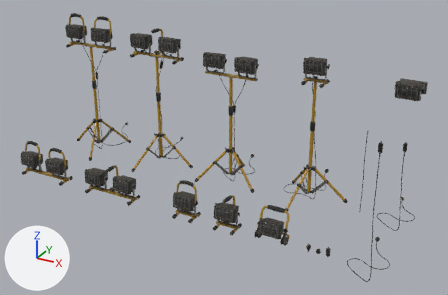
An edit to the glTF model tennis-game/public/assets/models/props/flood_lights.glb, drawn before and after from the same camera.
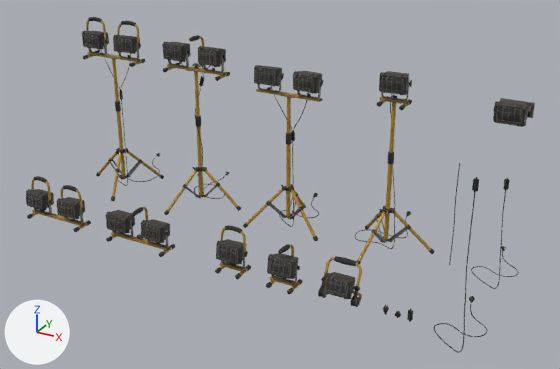
The first picture shows the older version from a camera (50 mm lens) standing at (3.16, -5.92, 3.37) and looking at (0.05, -0.25, 0.54). The close-ups show the older and then the newer version on the part from 0% to 100% of the width and 0% to 100% of the height of that picture. Only the edits that show in the close-ups are written down. The axes (+X, +Y, +Z) are drawn at lower left. The lights are the same throughout. Where no turn or scale is listed for an object, it has been applied to the vertices. Vertices at exactly the same position are counted once.

In view in the first close-up: 'flood_lights_cable_a_geo', 'flood_lights_floor_single_a_light', 'flood_lights_floor_single_b_light', 'flood_lights_floor_single_handle_c', 'flood_lights_floor_single_light_c', 'flood_lights_standing_double_a_bar', 'flood_lights_standing_double_a_stand', 'flood_lights_standing_double_b_bar', 'flood_lights_standing_double_b_light_01', 'flood_lights_standing_double_b_stand', 'flood_lights_standing_double_c_light_02', 'flood_lights_standing_double_c_stand', 'flood_lights_standing_single_bar', 'flood_lights_standing_single_light', 'flood_lights_standing_single_stand', 'flood_lights_wall_light' and 43 more.
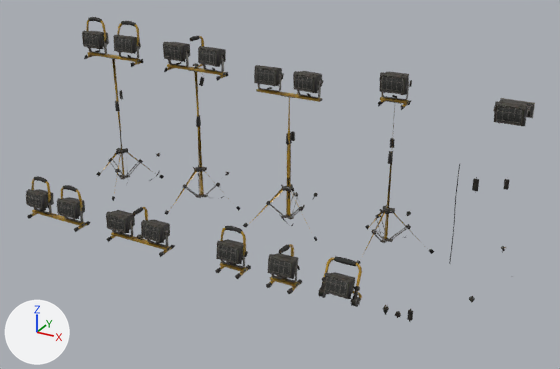
Where the change shows, as pixel boxes [x1, y1, x2, y2] in the close-ups (560 x 369 px):
'flood_lights_standing_single_stand', reshaped
    before: [356, 151, 435, 265]
    after: [357, 151, 435, 264]
'flood_lights_standing_double_c_stand', reshaped
    before: [243, 132, 318, 241]
    after: [243, 132, 317, 241]
'flood_lights_standing_double_a_stand', reshaped
    before: [96, 100, 164, 201]
    after: [96, 101, 164, 201]
'flood_lights_standing_double_b_stand', reshaped
    before: [164, 116, 241, 215]
    after: [165, 115, 241, 215]
'flood_lights_standing_double_b_bar', reshaped
    before: [163, 64, 230, 116]
    after: [164, 64, 228, 150]
'flood_lights_standing_double_a_bar', reshaped
    before: [83, 52, 145, 101]
    after: [84, 52, 144, 130]
'flood_lights_standing_single_bar', reshaped
    before: [376, 96, 412, 153]
    after: [378, 96, 411, 189]
'flood_lights_cable_a_geo', reshaped
    before: [434, 177, 487, 353]
    after: [469, 177, 479, 303]
part 1 of me_cylinder_237, deleted
    before: [434, 177, 487, 353]
part 2 of me_cube_259, deleted
    before: [83, 53, 173, 72]
part 3 of me_cube_259, deleted
    before: [130, 59, 230, 81]
part 4 of me_cube_259, deleted
    before: [112, 59, 200, 116]
part 5 of me_cylinder_164, cut back
    before: [96, 100, 435, 265]

Edits to the bpy script that builds the scene:
```text
Change me_cylinder_237:
    used by ob_flood_lights_cable_a_geo; location = (1.976, -0.832, 0.669)
    remove me_cylinder_237.from_pydata(...)  # 678 vertices, 1302 faces; spans x -0.188..0.188, y -0.405..0.405, z -0.688..0.688
    add me_cylinder_237.from_pydata(...)  # 220 vertices, 133 faces; spans x -0.181..0.188, y -0.398..0.405, z -0.688..0.688
    me_cylinder_237 part 1: 458 vertices removed from x -0.188..0.186, y -0.405..0.388, z -0.688..0.688
Change me_cube_259:
    used by ob_flood_lights_standing_double_a_bar; location = (-2.0, 0.0, 1.01); scale = (0.41, 0.41, 0.41)
    remove me_cube_259.from_pydata(...)  # 237 vertices, 428 faces; spans x -0.79..0.79, y -0.26..0.26, z -1.0..1.0
    add me_cube_259.from_pydata(...)  # 93 vertices, 167 faces; spans x -0.79..0.79, y -0.24..0.24, z -1.0..1.0
    me_cube_259 part 2: 58 vertices removed from x -0.78..-0.68, y -0.26..0.26, z 0.87..0.96
    me_cube_259 part 3: 54 vertices removed from x 0.68..0.78, y -0.26..0.26, z 0.87..0.96
    me_cube_259 part 4: 32 vertices removed from x -0.05..0.04, y -0.04..0.04, z -1.0..0.95
Change me_cylinder_164:
    used by ob_flood_lights_standing_double_a_stand; location = (-1.96, -0.096, 0.473); rotation_euler = (0.0, 0.0, 0.396), in degrees (0, 0, 23); scale = (0.474, 0.474, 0.474)
    remove me_cylinder_164.from_pydata(...)  # 948 vertices, 1536 faces; spans x -0.81..0.81, y -0.71..0.71, z -1.0..1.0
    add me_cylinder_164.from_pydata(...)  # 306 vertices, 508 faces; spans x -0.81..0.8, y -0.71..0.68, z -1.0..1.0
    me_cylinder_164 part 5: 2 vertices moved within x -0.04..0.0, y 0.2..0.26, z -0.13; 490 vertices removed from x -0.81..0.81, y -0.7..0.71, z -1.0..1.0
    other edits to the shape of me_cylinder_164 do not show in these pictures
Change me_cube_272:
    used by ob_flood_lights_standing_single_bar; location = (1.0, 0.0, 1.01)
    remove me_cube_272.from_pydata(...)  # 238 vertices, 430 faces; spans x -0.123..0.123, y -0.105..0.105, z -0.41..0.41
    add me_cube_272.from_pydata(...)  # 95 vertices, 165 faces; spans x -0.123..0.123, y -0.1..0.1, z -0.41..0.41
    me_cube_272 part 6
    143 vertices are removed from x -0.12..0.12, y -0.105..0.105, z -0.41..0.395
    343 faces are deleted
    78 new faces join them
```
